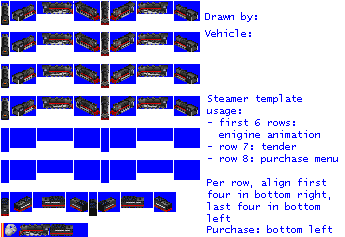
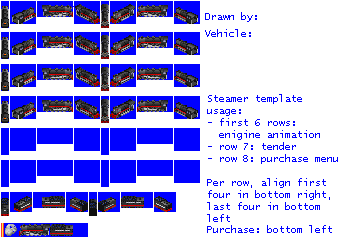
Revision of a layered 345x237 image; what changed, layer by layer:
painted on "original" over [1, 1, 198, 123]
painted on "empty.png" over [1, 14, 200, 187]
